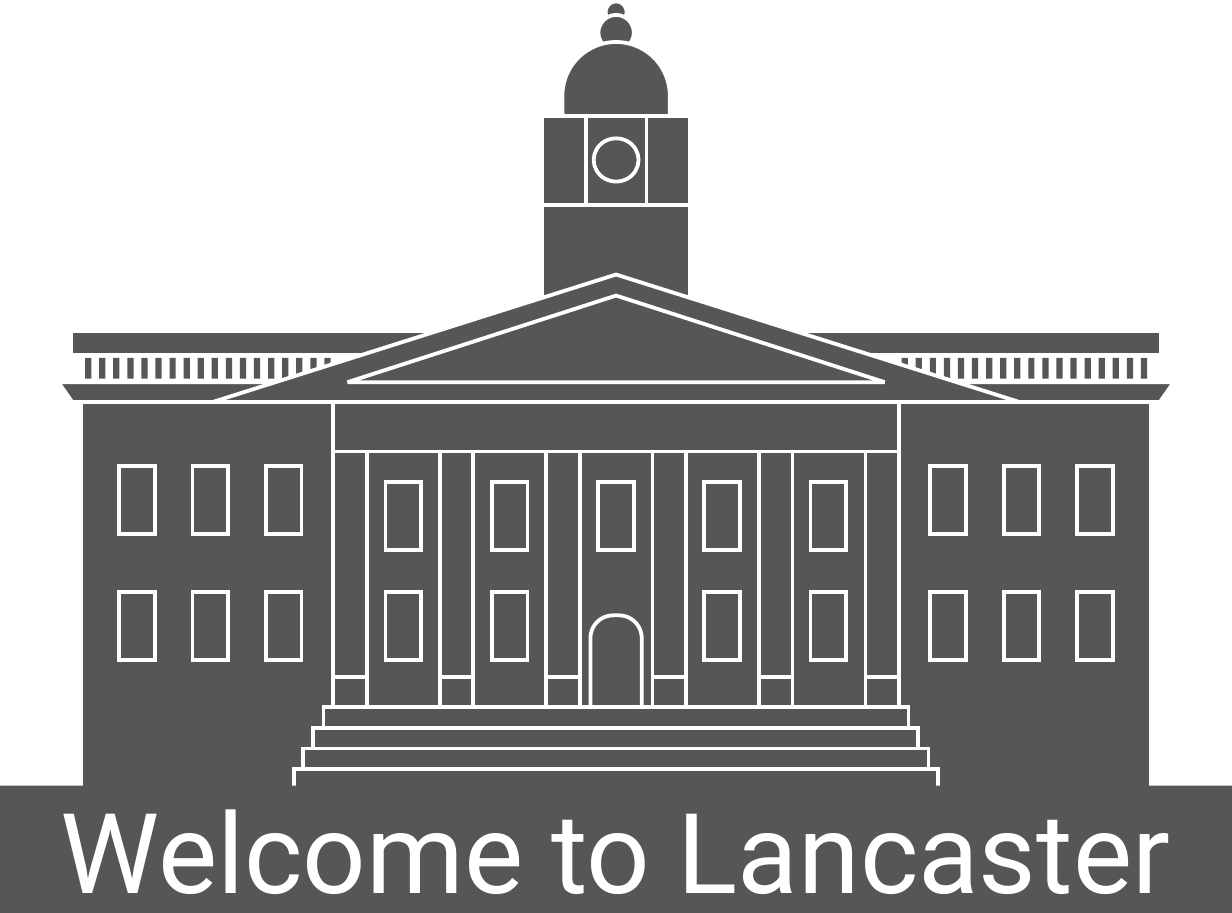
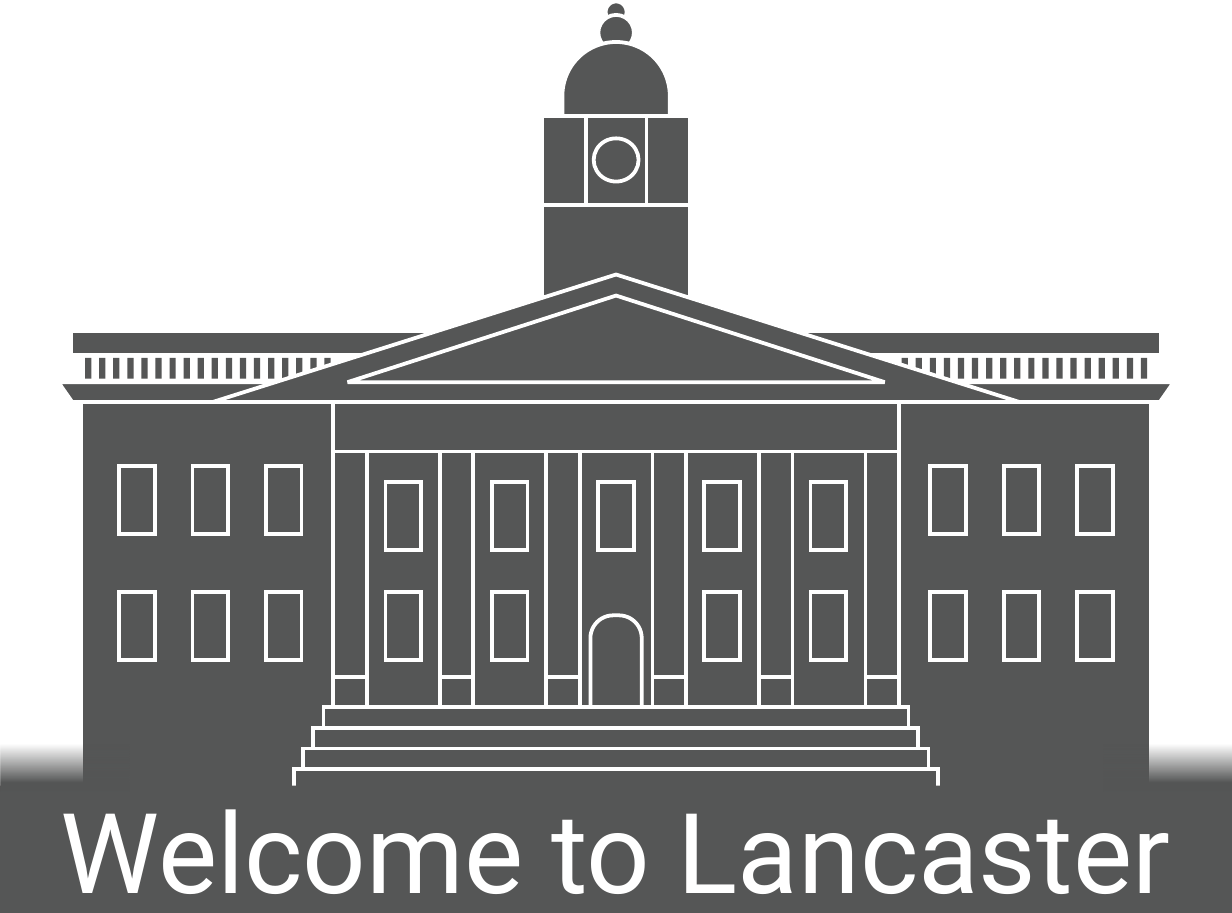
Before and after one commit to bmvc2026/BMVC2026, a slide deck: slide 1 of imgs_2026/Lancaster/LancasterTownHallGraphic-Welcome.pptx. Drawn at 1232x913 pixels with LibreOffice and Linux fonts; fonts in the diff are those of the drawing; background and template pictures are left out. Boxes give left, top, right and bottom in pixels: in the first picture for what was removed or moved away, otherwise in the second. Text is boxed around its words. In the diff, an @@ line names an element or a change of style, - is before the commit and + after.

```diff
--- a/imgs_2026/Lancaster/LancasterTownHallGraphic-Welcome.pptx
+++ b/imgs_2026/Lancaster/LancasterTownHallGraphic-Welcome.pptx
@@ rectangle added at box(0, 744, 129, 791), fill gradient #555656 @@
@@ rectangle added at box(1103, 744, 1232, 791), fill gradient #555656 @@
```
Also in this commit, not shown: 1 other file.
